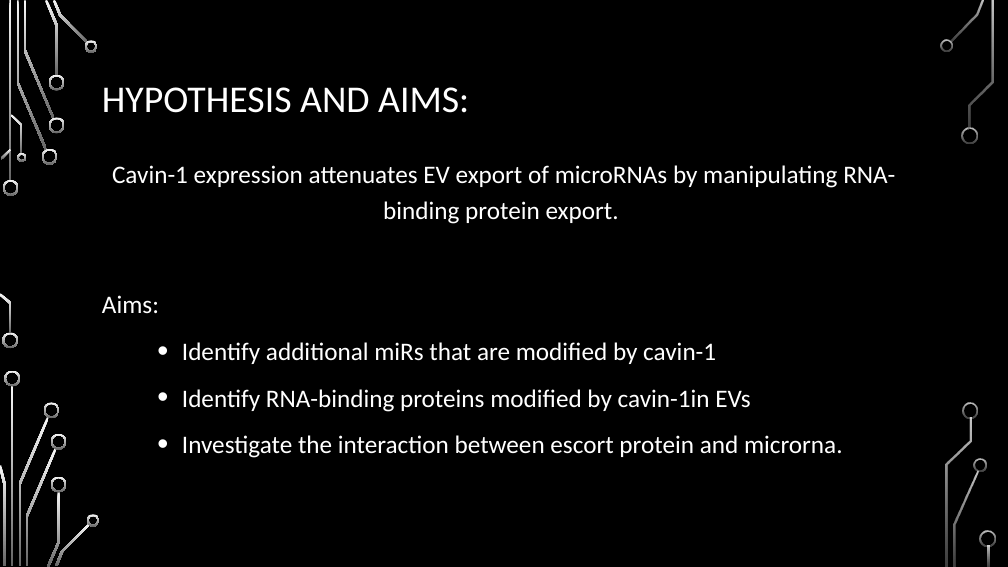
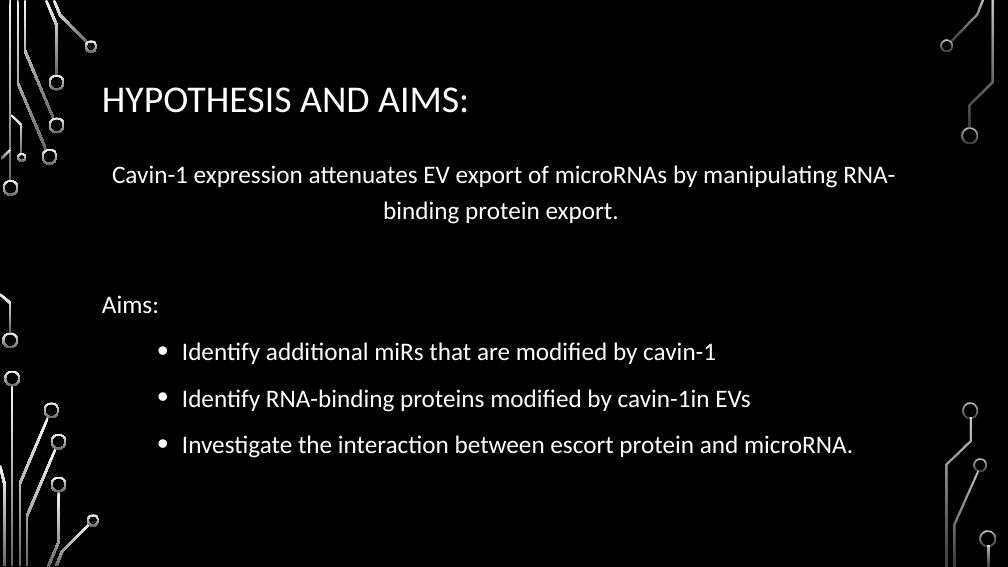
Before and after one commit to HarleyRobinson/Honours2, a slide deck: slide 5 of BackgroundInfo/MeetingSept.pptx. Drawn at 1008x567 pixels with LibreOffice and Linux fonts; fonts in the diff are those of the drawing; background and template pictures are left out. Boxes give left, top, right and bottom in pixels: in the first picture for what was removed or moved away, otherwise in the second. Text is boxed around its words. In the diff, an @@ line names an element or a change of style, - is before the commit and + after.

```diff
--- a/BackgroundInfo/MeetingSept.pptx
+++ b/BackgroundInfo/MeetingSept.pptx
@@ text at (182,435,853,458): text changed @@
-• Investigate the interaction between escort protein and microrna.
+• Investigate the interaction between escort protein and microRNA.
```
Also in this commit, not shown: 6 other slides changed, 6 slides added, 1 slide removed, 14 other files.
